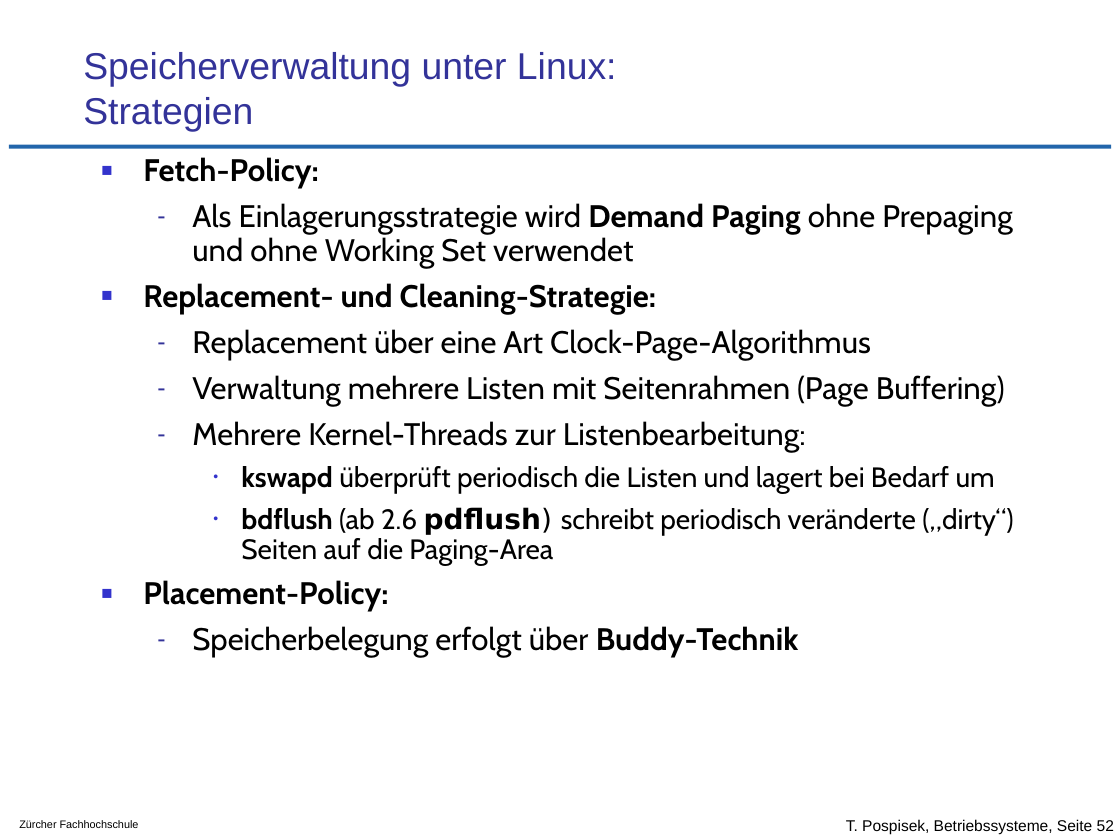
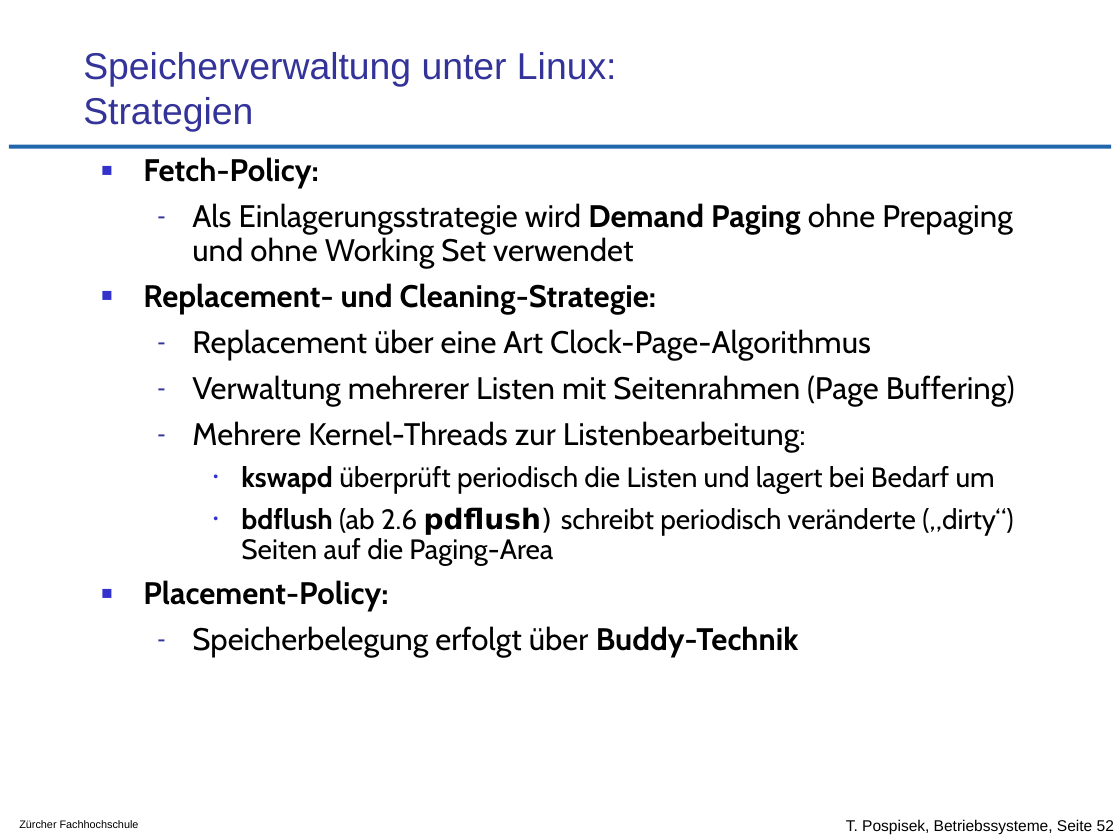
Before and after one commit to tpo/betriebssysteme, a slide deck: slide 52 of 11_Speicherverwaltung_Strategien.odp. Drawn at 1120x840 pixels with LibreOffice and Linux fonts; fonts in the diff are those of the drawing; background and template pictures are left out. Boxes give left, top, right and bottom in pixels: in the first picture for what was removed or moved away, otherwise in the second. Text is boxed around its words. In the diff, an @@ line names an element or a change of style, - is before the commit and + after.

```diff
--- a/11_Speicherverwaltung_Strategien.odp
+++ b/11_Speicherverwaltung_Strategien.odp
@@ text at <box>192,375,1015,407</box>: text changed @@
-  – Verwaltung mehrere Listen mit Seitenrahmen (Page Buffering)
+  – Verwaltung mehrerer Listen mit Seitenrahmen (Page Buffering)
```
Also in this commit, not shown: 1 other slide changed, 1 other file.
